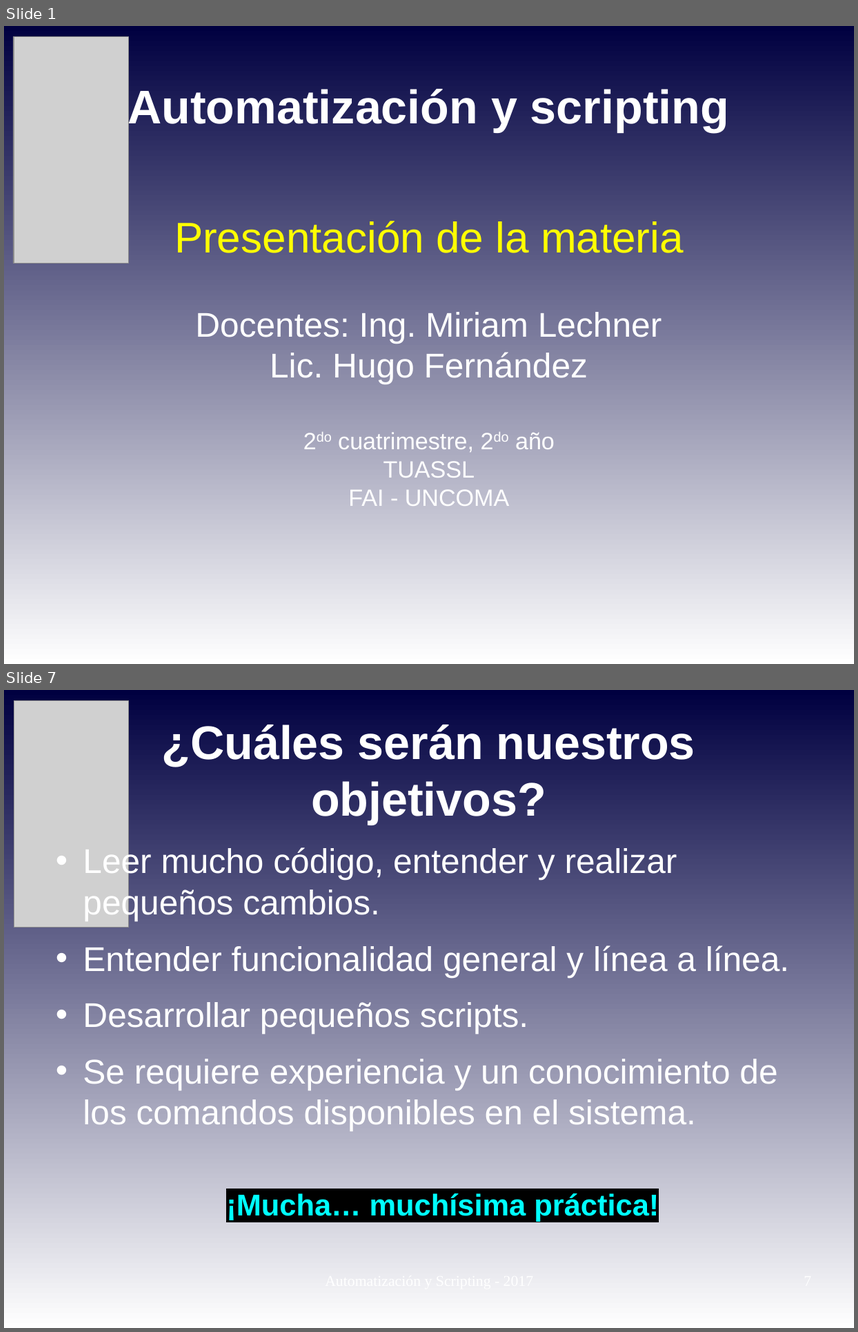
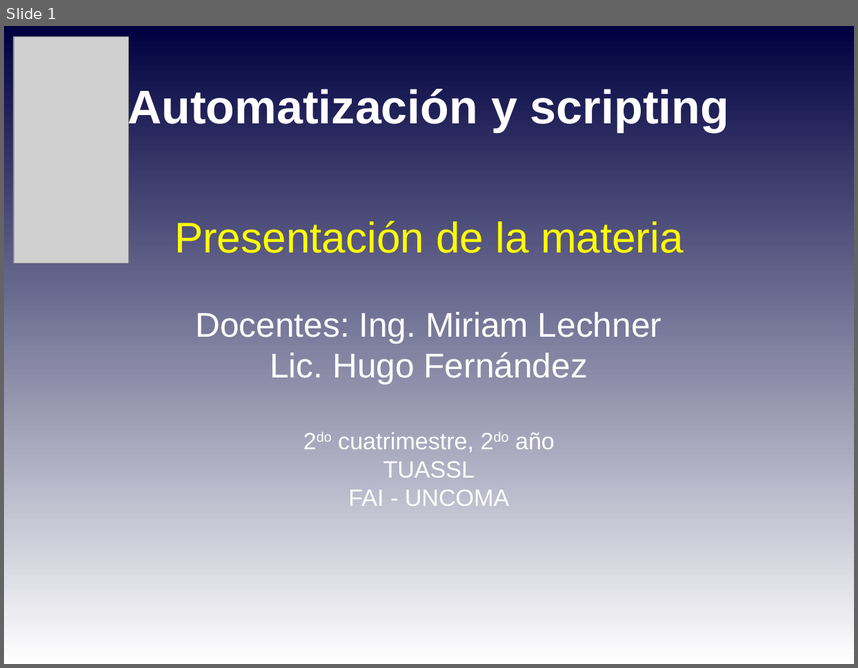
Before and after one commit to niniadcobre/-AutoyScripting, a slide deck: clases/AYS_clase01.odp. Shown one above the other, each under a label of ours: slides 1 and 7 before the commit, slide 1 after it; the slides between them are not shown. The pictures are 858x1332 and 858x668 pixels, drawn with LibreOffice and Linux fonts; fonts in the diff are those of the drawing; grey boxes stand for pictures. Boxes give left, top, right and bottom in pixels: in the first picture for what was removed or moved away, otherwise in the second. Text is boxed around its words. In the diff, an @@ line names an element or a change of style, - is before the commit and + after.

```diff
--- a/clases/AYS_clase01.odp
+++ b/clases/AYS_clase01.odp
@@ slide 7 removed at box(4, 690, 854, 1328), background gradient #000040 to #FFFFFF @@
@@ picture removed at box(13, 701, 128, 927) @@
@@ title removed at box(161, 724, 695, 824) @@
-¿Cuáles serán nuestros objetivos?
@@ text removed at box(83, 846, 789, 1131) @@
-• Leer mucho código, entender y realizar pequeños cambios.
-• Entender funcionalidad general y línea a línea.
-• Desarrollar pequeños scripts.
-• Se requiere experiencia y un conocimiento de los comandos disponibles en el sistema.
@@ text removed at box(226, 1193, 659, 1221) @@
-¡Mucha… muchísima práctica!
```
Also in this commit, not shown: 5 slides changed, 2 other slides removed, 3 other files.
